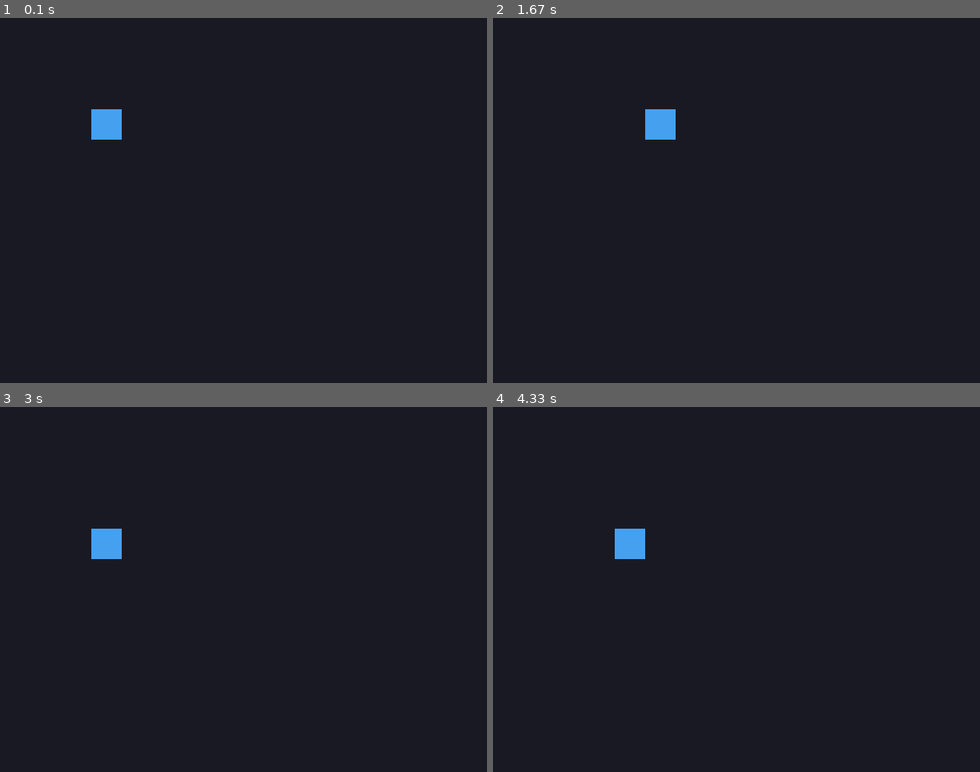
Above: before the commit, frames 1-4 (two rows, left to right).
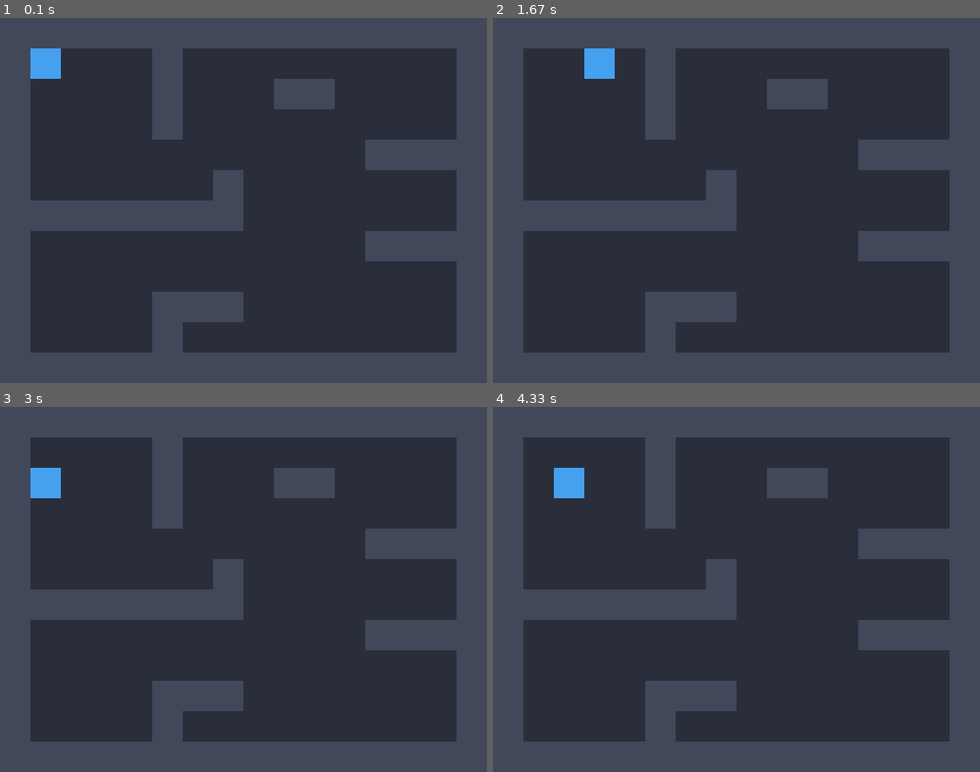
Above: after the commit, the same moments.

Repository: programerela/pygame_course
Game: pygame game, started from skeletris/main.py
The game is run twice, just before and just after one commit, with the same random seed, the same clock (stepped at 60 frames per second) and the same inputs.
Inputs:
- Up to frame 1 (0.1 s): no input
- Up to frame 2 (1.67 s): hold Right 0.33-0.8 s; hold Right 1.17-1.63 s
- Up to frame 3 (3 s): hold Left 1.67-2.2 s; hold Down 2.23-2.53 s; hold Left 2.57-2.97 s
- Up to frame 4 (4.33 s): hold Up 3-3.37 s; hold Right 3.4-4.03 s; hold Down from 4.07 s (still down)

The runs differ from the first frame. In frame 1, 40% of the frame differs, in the area x 0-100%, y 0-100%; in frame 2, 40%; in frame 3, 40%; in frame 4, 40%.

Commit message:
mapa

Diff:
--- a/skeletris/dungeon.py
+++ b/skeletris/dungeon.py
@@ -1,5 +1,8 @@
 import pygame
 from settings import TILESIZE
+
+WALL_COLOR = (65, 72, 90)
+FLOOR_COLOR = (42, 46, 58)
 
 MAP_DATA = [[1,1,1,1,1,1,1,1,1,1,1,1,1,1,1,1],
             [1,0,0,0,0,1,0,0,0,0,0,0,0,0,0,1],
@@ -7,6 +10,9 @@
             [1,0,0,0,0,1,0,0,0,0,0,0,0,0,0,1],
             [1,0,0,0,0,0,0,0,0,0,0,0,1,1,1,1],
             [1,0,0,0,0,0,0,1,0,0,0,0,0,0,0,1],
+            [1,1,1,1,1,1,1,1,0,0,0,0,0,0,0,1],
+            [1,0,0,0,0,0,0,0,0,0,0,0,1,1,1,1],
+            [1,0,0,0,0,0,0,0,0,0,0,0,0,0,0,1],
             [1,0,0,0,0,1,1,1,0,0,0,0,0,0,0,1],
             [1,0,0,0,0,1,0,0,0,0,0,0,0,0,0,1],
             [1,1,1,1,1,1,1,1,1,1,1,1,1,1,1,1]]
@@ -17,3 +23,10 @@
     if col < 0 or col >= len(MAP_DATA[row]):
         return False
     return MAP_DATA[row][col] == 0
+
+def draw_map(screen):
+    for row in range(len(MAP_DATA)):
+        for col in range(len(MAP_DATA[row])):
+            color = WALL_COLOR if MAP_DATA[row][col] == 1 else FLOOR_COLOR
+            rect = pygame.Rect(col*TILESIZE, row*TILESIZE, TILESIZE, TILESIZE)
+            pygame.draw.rect(screen, color, rect)
--- a/skeletris/main.py
+++ b/skeletris/main.py
@@ -1,13 +1,14 @@
 import pygame
 from settings import WIDTH, HEIGHT, FPS, BACKGROUND_COLOR
 from player import Player
+from dungeon import draw_map
 
 pygame.init()
 screen = pygame.display.set_mode((WIDTH, HEIGHT))
 pygame.display.set_caption("Skeletris")
 clock = pygame.time.Clock()
 
-player = Player(3, 3)
+player = Player(1, 1)
 
 running = True
 
@@ -26,6 +27,7 @@
                 player.move(0, 1)
 
     screen.fill(BACKGROUND_COLOR)
+    draw_map(screen)
     player.draw(screen)
     pygame.display.flip()
     clock.tick(FPS)
--- a/skeletris/player.py
+++ b/skeletris/player.py
@@ -1,5 +1,6 @@
 import pygame
 from settings import PLAYER_COLOR, TILESIZE
+from dungeon import is_walkable
 
 class Player:
     def __init__(self, col, row):
@@ -8,8 +9,11 @@
         self.health = 100
 
     def move(self, dx, dy):
-        self.col += dx
-        self.row += dy
+        new_col = self.col + dx
+        new_row = self.row + dy
+        if is_walkable(new_col, new_row):
+            self.col = new_col
+            self.row = new_row
 
     def draw(self, screen):
         x = self.col * TILESIZE
